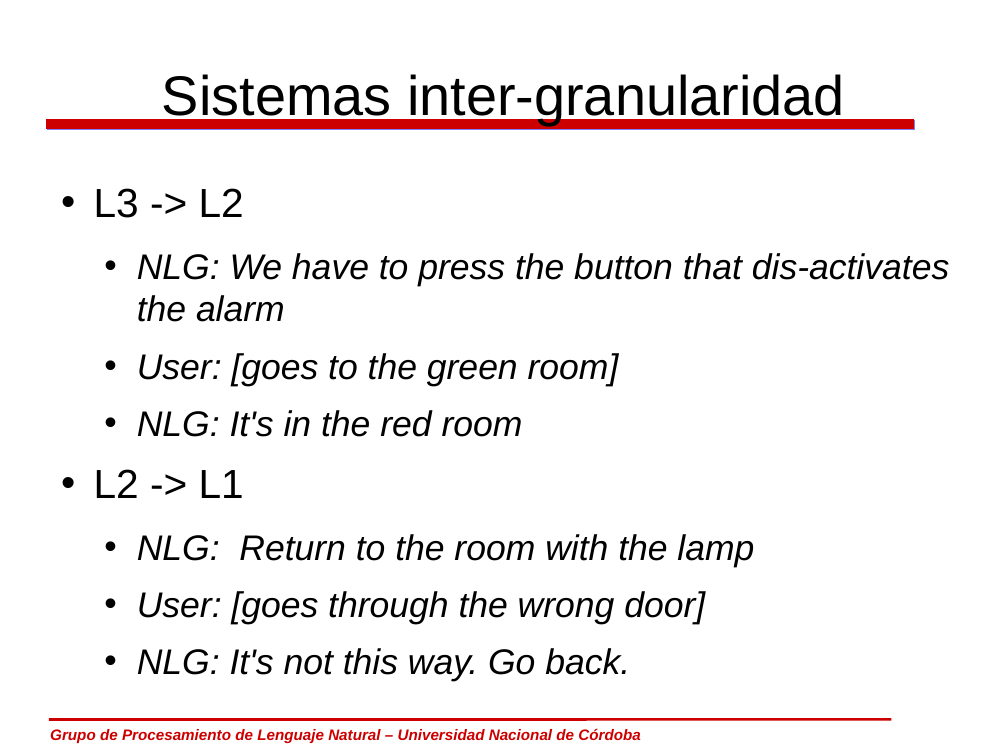
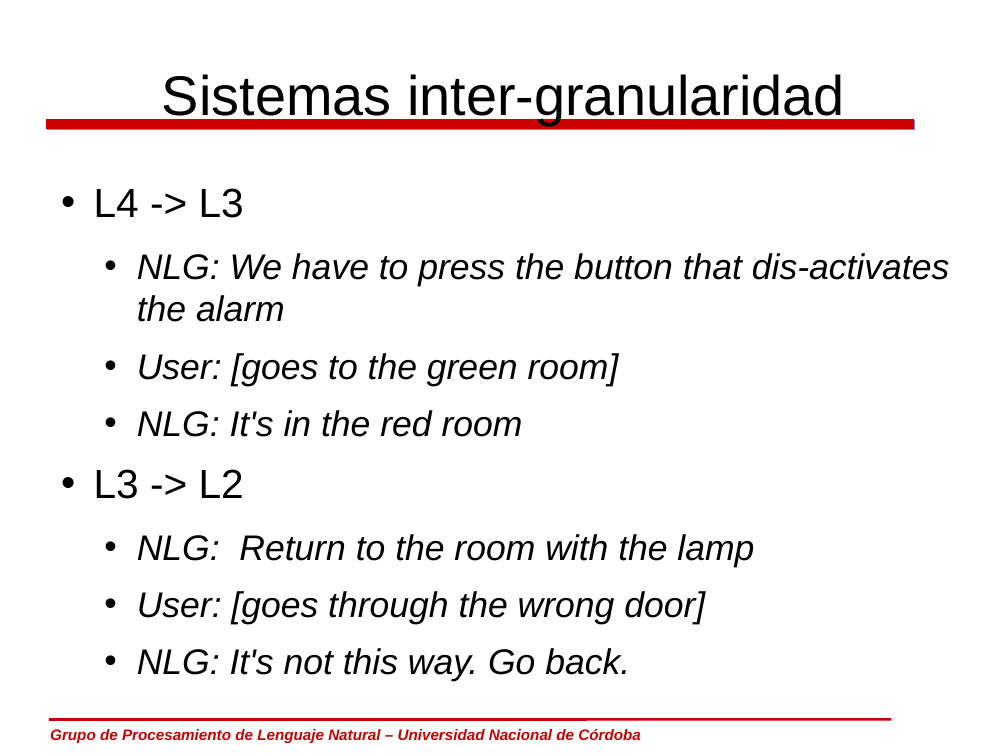
Before and after one commit to carlosareces/elic10, a slide deck: slide 30 of slides/dia5.odp. Drawn at 1008x756 pixels with LibreOffice and Linux fonts; fonts in the diff are those of the drawing; background and template pictures are left out. Boxes give left, top, right and bottom in pixels: in the first picture for what was removed or moved away, otherwise in the second. Text is boxed around its words. In the diff, an @@ line names an element or a change of style, - is before the commit and + after.

```diff
--- a/slides/dia5.odp
+++ b/slides/dia5.odp
@@ text at [94, 188, 244, 218]: text changed @@
-• L3 -> L2
+• L4 -> L3
@@ text at [94, 469, 244, 499]: text changed @@
-• L2 -> L1
+• L3 -> L2
```
Also in this commit, not shown: 5 other slides changed, 4 slides added, 1 other file.
